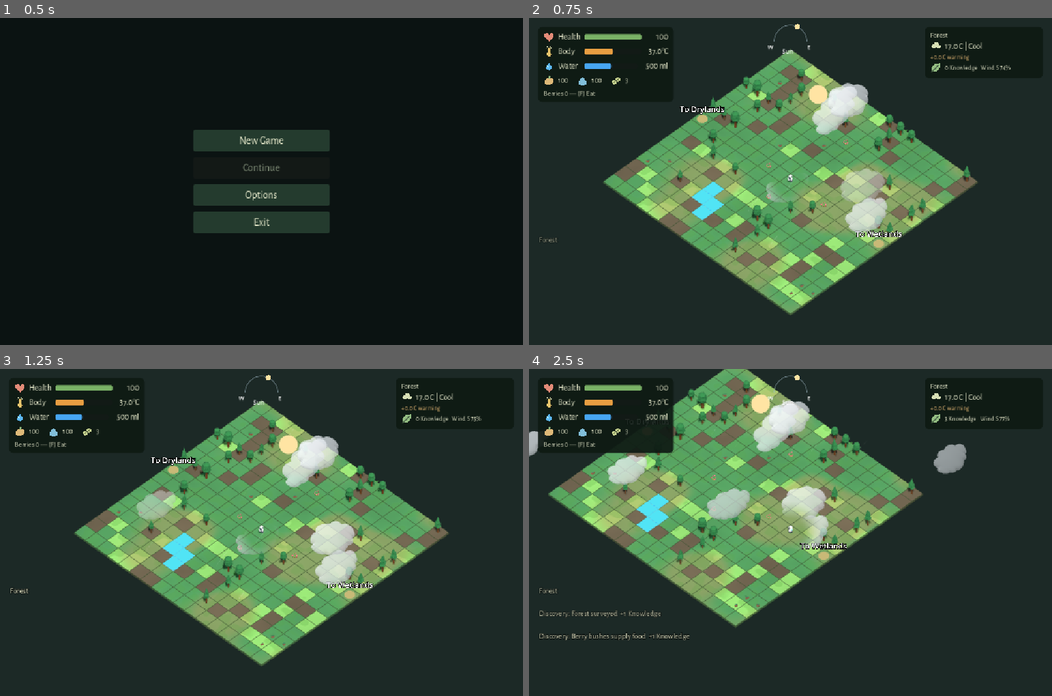
Above: before the commit, frames 1-4 (two rows, left to right).
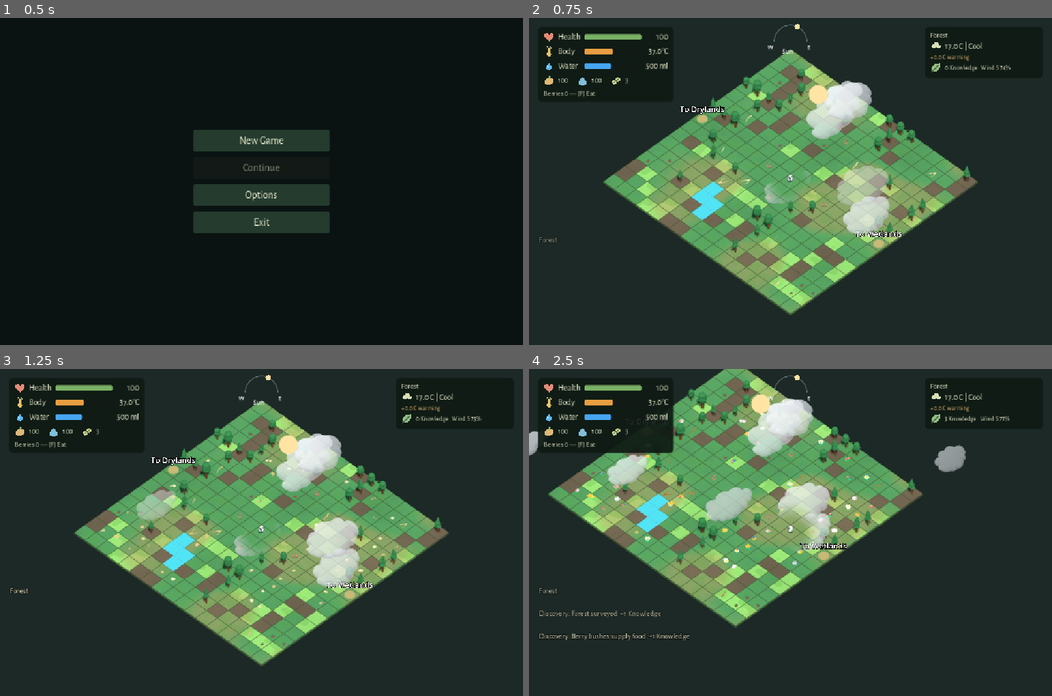
Above: after the commit, the same moments.

Repository: emir-masinovic/gameup-2026-nihilists
Game: Godot game, scene res://features/menus/main_menu.tscn
The game is run twice, just before and just after one commit, with the same random seed, the same clock (stepped at 60 frames per second) and the same inputs.
Inputs (mouse positions are in pixels of both pictures, inside the frame that each line leads up to):
- Up to frame 1 (0.5 s): no input
- Up to frame 2 (0.75 s): click "New Game" at 0.5 s
- Up to frame 3 (1.25 s): no input
- Up to frame 4 (2.5 s): tap Enter (ui_accept) at 1.25 s; move the mouse to (905, 516) at 1.27 s; hold D (move_east) 1.28-2 s; hold F (eat) 1.28-2 s; click (905, 516) at 1.42 s; tap Space (chop_gather) at 1.52 s; tap E (interact) at 1.55 s; drag from (685, 548) to (764, 597) at 2.02 s

Frame 1 is identical in both runs. In frame 2, 1.0% of the frame differs, in the area x 24-78%, y 19-82%; in frame 3, 1.3%; in frame 4, 1.6%, in the area x 0-84%, y 9-70%.

Commit message:
feat: enrich ecology props and cloud size variation

Diff:
--- /dev/null
+++ b/features/assets/c2gaming/MeshEcologyLibrary.gd
@@ -0,0 +1,38 @@
+extends RefCounted
+# Ten shared meshes retain imported material colors as vertex colors for one draw each.
+const FILES = ["Flower01","Flower02","Flower03","Flower04","Flower05","Log04","Log05","Log06","Log07","Log08"]
+static var _meshes: Array[ArrayMesh] = []
+
+static func mesh_for(variant: int) -> ArrayMesh:
+	if _meshes.is_empty():
+		for i in range(FILES.size()):
+			var scene = load("res://features/assets/c2gaming/"+FILES[i]+".fbx").instantiate()
+			var surface = SurfaceTool.new()
+			surface.begin(Mesh.PRIMITIVE_TRIANGLES)
+			_append(scene,Transform3D.IDENTITY,surface)
+			var raw = surface.commit()
+			var box = raw.get_aabb()
+			var size = Vector3.ONE*(0.72/box.size.y) if i < 5 else Vector3(1.25/maxf(box.size.x,box.size.z),0.14/box.size.y,1.25/maxf(box.size.x,box.size.z))
+			var mesh = SurfaceTool.new()
+			mesh.begin(Mesh.PRIMITIVE_TRIANGLES)
+			mesh.append_from(raw,0,Transform3D(Basis.IDENTITY.scaled(size),-Vector3(box.get_center().x,box.position.y,box.get_center().z)*size))
+			_meshes.append(mesh.commit())
+			scene.free()
+	return _meshes[variant]
+
+static func _append(node: Node, parent: Transform3D, output: SurfaceTool):
+	var transform = parent*node.transform if node is Node3D else parent
+	if node is MeshInstance3D and node.mesh != null:
+		for surface in range(node.mesh.get_surface_count()):
+			var arrays = node.mesh.surface_get_arrays(surface)
+			var vertices = arrays[Mesh.ARRAY_VERTEX]
+			var normals = arrays[Mesh.ARRAY_NORMAL]
+			var indices = arrays[Mesh.ARRAY_INDEX]
+			var material = node.get_active_material(surface)
+			var color = material.albedo_color if material is StandardMaterial3D else Color.WHITE
+			for k in range(indices.size() if indices != null and not indices.is_empty() else vertices.size()):
+				var index = indices[k] if indices != null and not indices.is_empty() else k
+				output.set_color(color)
+				output.set_normal((transform.basis.inverse().transposed()*normals[index]).normalized())
+				output.add_vertex(transform*vertices[index])
+	for child in node.get_children(): _append(child,transform,output)
--- a/features/developer/DeveloperTuning.gd
+++ b/features/developer/DeveloperTuning.gd
@@ -47,6 +47,8 @@
 @export_range(0.0,3.0,0.05) var cloud_speed: float = CLOUDS.speed_multiplier
 @export_range(0.0,0.85,0.05) var cloud_opacity: float = CLOUDS.opacity
 @export_range(0.5,3.0,0.1) var cloud_scale: float = CLOUDS.cloud_scale
+@export_range(0.5,2.0,0.05) var cloud_min_scale: float = CLOUDS.min_scale_variation
+@export_range(0.5,2.0,0.05) var cloud_max_scale: float = CLOUDS.max_scale_variation
 @export_range(2.0,16.0,0.5) var cloud_altitude: float = CLOUDS.altitude
 @export_range(12.0,36.0,1.0) var cloud_extent: float = CLOUDS.extent
 @export_range(0.0,2.0,0.05) var cloud_rain_density: float = CLOUDS.rain_density
@@ -89,7 +91,7 @@
 		_world.ground_cover.set_wind(state)
 		preload("res://features/levels/forest/nature/nature_tree.gd").set_wind(state)
 		effects.update_wind(state,_world.get_node("GridPlayer").global_position)
-	effects.clouds.preview = {"enabled":clouds_enabled,"count":cloud_count,"speed_multiplier":cloud_speed,"opacity":cloud_opacity,"cloud_scale":cloud_scale,"altitude":cloud_altitude,"extent":cloud_ …(149 unchanged characters)…
+	effects.clouds.preview = {"enabled":clouds_enabled,"count":cloud_count,"speed_multiplier":cloud_speed,"opacity":cloud_opacity,"cloud_scale":cloud_scale,"min_scale_variation":cloud_min_scale,"max_scale_variation":cloud_max_scale,"altitude":cloud_altitude,"extent":cloud_ …(149 unchanged characters)…
 	effects.clouds.weather = weather
 	_resize_wind_pool(wind_line_count)
 	effects.wind_material.set_shader_parameter("line_opacity",wind_line_opacity)
--- a/features/levels/forest/ResourceClouds.gd
+++ b/features/levels/forest/ResourceClouds.gd
@@ -6,6 +6,9 @@
 @export_range(0.0,3.0,0.05) var speed_multiplier = 1.0
 @export_range(0.0,0.85,0.05) var opacity = 0.7
 @export_range(0.5,3.0,0.1) var cloud_scale = 1.5
+## Deterministic per-instance size range; presentation only.
+@export_range(0.5,2.0,0.05) var min_scale_variation = 0.7
+@export_range(0.5,2.0,0.05) var max_scale_variation = 1.5
 @export_range(2.0,16.0,0.5) var altitude = 7.0
 ## Half-width of the square drift area, in world units.
 @export_range(12.0,36.0,1.0) var extent = 23.0
--- a/features/levels/forest/ShaderClouds.gdshader
+++ b/features/levels/forest/ShaderClouds.gdshader
@@ -5,6 +5,8 @@
 uniform float extent = 23.0;
 uniform float altitude = 7.0;
 uniform float cloud_scale = 1.5;
+uniform float min_scale_variation = 0.7;
+uniform float max_scale_variation = 1.5;
 uniform float cloud_opacity = 0.7;
 uniform float coverage = 4.0;
 uniform float darkening = 0.0;
@@ -22,13 +24,20 @@
  float gap = mix(1.0,smoothstep(4.0,8.0,distance(center,rainbow_position)),rainbow_clearance);
  visibility = smoothstep(INSTANCE_CUSTOM.r,INSTANCE_CUSTOM.r+1.0,coverage)*edge*gap;
  shade = INSTANCE_CUSTOM.a;
+ // Stable local-axis proportions keep model identity while avoiding identical silhouettes.
+ vec3 proportions = vec3(mix(0.92,1.08,INSTANCE_CUSTOM.b),mix(0.92,1.08,fract(INSTANCE_CUSTOM.b*7.31)),mix(1.06,0.94,INSTANCE_CUSTOM.b));
+ VERTEX *= proportions;
+ NORMAL = normalize(NORMAL/proportions);
  // Existing seeded custom.b provides stable +/-12-degree variety; no new RNG.
  float angle = cloud_heading+(INSTANCE_CUSTOM.b*2.0-1.0)*0.20943951;
  float c = cos(angle);
  float s = sin(angle);
  VERTEX.xz = vec2(c*VERTEX.x-s*VERTEX.z,s*VERTEX.x+c*VERTEX.z);
  NORMAL.xz = vec2(c*NORMAL.x-s*NORMAL.z,s*NORMAL.x+c*NORMAL.z);
- VERTEX *= cloud_scale*INSTANCE_CUSTOM.g;
+ float seed_scale = clamp((INSTANCE_CUSTOM.g-0.8)/0.4,0.0,1.0);
+ float low = min(min_scale_variation,max_scale_variation);
+ float high = max(min_scale_variation,max_scale_variation);
+ VERTEX *= cloud_scale*mix(low,high,seed_scale);
  VERTEX.xz += center-original;
  VERTEX.y += altitude+(INSTANCE_CUSTOM.b-0.5)*1.5;
 }
--- /dev/null
+++ b/features/levels/forest/ShaderEcologyProps.gdshader
@@ -0,0 +1,29 @@
+shader_type spatial;
+render_mode cull_disabled;
+uniform float visual_time = 0.0;
+uniform bool branch = false;
+uniform bool wetlands = false;
+varying float vigor;
+varying vec3 asset_tint;
+void vertex() {
+ asset_tint = COLOR.rgb;
+ float phase = clamp((visual_time-INSTANCE_CUSTOM.b)/2.5,0.0,1.0);
+ vigor = mix(INSTANCE_CUSTOM.r,INSTANCE_CUSTOM.g,phase);
+ float growth = branch ? 1.0 : smoothstep(0.04,0.22,vigor)*mix(0.5,1.0,vigor);
+ if (!branch) {
+  VERTEX.x += VERTEX.y*(1.0-vigor)*0.35;
+  VERTEX.y *= mix(0.4,1.0,vigor);
+ }
+ VERTEX *= growth*INSTANCE_CUSTOM.a;
+}
+void fragment() {
+ float grey = dot(asset_tint,vec3(0.299,0.587,0.114));
+ vec3 faded = mix(vec3(grey),vec3(0.55,0.43,0.21),0.6);
+ if (branch) {
+  vec3 wood = mix(asset_tint,vec3(0.3,0.22,0.12),0.75);
+  ALBEDO = mix(vec3(0.63,0.56,0.43),wood*(wetlands ? 0.7 : 0.9),vigor);
+ } else {
+  ALBEDO = mix(faded,asset_tint,smoothstep(0.15,0.85,vigor));
+ }
+ ROUGHNESS = 1.0;
+}
--- a/features/levels/forest/VisualClouds.gd
+++ b/features/levels/forest/VisualClouds.gd
@@ -74,7 +74,7 @@
 	var density = float(value("rain_density")) if weather == "rain" else float(value("heat_density")) if weather == "heat" else 0.65 if weather == "cool" else float(value("clear_density"))
 	coverage = move_toward(coverage,clampf(float(value("count"))*density,0,CAPACITY),delta*2.0)
 	darkening = move_toward(darkening,float(value("rain_darkening")) if weather == "rain" else 0.0,delta*0.2)
-	for key in ["extent","altitude","cloud_scale"]: material.set_shader_parameter(key,float(value(key)))
+	for key in ["extent","altitude","cloud_scale","min_scale_variation","max_scale_variation"]: material.set_shader_parameter(key,float(value(key)))
 	material.set_shader_parameter("cloud_opacity",float(value("opacity")))
 	material.set_shader_parameter("travel",travel)
 	material.set_shader_parameter("coverage",coverage)
--- /dev/null
+++ b/features/levels/forest/VisualEcologyProps.gd
@@ -0,0 +1,105 @@
+extends Node3D
+# Cosmetic seeded candidates,10 bounded batches; authoritative cell state is read-only.
+const MESHES = preload("res://features/assets/c2gaming/MeshEcologyLibrary.gd")
+var batches: Array[MultiMeshInstance3D] = []
+var sites: Array[Dictionary] = []
+var clock = 0.0
+var _materials: Array[ShaderMaterial] = []
+var _world: Node3D
+
+func configure(world: Node3D):
+	name = "EcologyDecorations"
+	_world = world
+	var grid = world.grid
+	var biome = world.region_id
+	var rng = RandomNumberGenerator.new()
+	rng.seed = world.world_seed ^ 0xF10E2
+	var noise = FastNoiseLite.new()
+	noise.seed = world.world_seed
+	noise.frequency = 0.13
+	var groups: Array = []
+	for i in range(10): groups.append([])
+	var flower_limit = {"forest":120,"wetlands":160,"drylands":40}[biome]
+	var branch_limit = {"forest":24,"wetlands":12,"drylands":32}[biome]
+	var flowers = 0
+	var branches = 0
+	for index in range(grid.cells.size()):
+		rng.seed = world.world_seed ^ 0xF10E2 ^ (index*7919)
+		var cell = Vector2i(index%grid.SIZE,index/grid.SIZE)
+		if not _eligible(cell): continue
+		var at = grid.world_position(cell)
+		var patch = smoothstep(0.25,0.75,0.5+0.5*noise.get_noise_2d(at.x,at.z))
+		var wet = 1.0
+		if biome == "wetlands":
+			for neighbor in [Vector2i.LEFT,Vector2i.RIGHT,Vector2i.UP,Vector2i.DOWN]:
+				var next = cell+neighbor
+				if grid.in_bounds(next) and grid.cells[next.y*grid.SIZE+next.x].get("water",false): wet = 1.4
+		var flower_chance = {"forest":0.7,"wetlands":0.9,"drylands":0.22}[biome]*patch*wet
+		if rng.randf() < flower_chance and flowers < flower_limit:
+			var center = Vector3(rng.randf_range(-0.45,0.45),0.035,rng.randf_range(-0.45,0.45))
+			for j in range(1 if biome == "drylands" else 2):
+				if flowers >= flower_limit: break
+				_add_site(groups,rng.randi_range(0,4),index,at+center+Vector3(rng.randf_range(-0.2,0.2),0,rng.randf_range(-0.2,0.2)),rng)
+				flowers += 1
+		else:
+			var trees = 0
+			for neighbor in [Vector2i.LEFT,Vector2i.RIGHT,Vector2i.UP,Vector2i.DOWN]:
+				var next = cell+neighbor
+				if grid.in_bounds(next) and grid.cells[next.y*grid.SIZE+next.x].tree: trees += 1
+			var chance = {"forest":0.16,"wetlands":0.08,"drylands":0.22}[biome]*(0.6+trees*0.4)
+			if rng.randf() < chance and branches < branch_limit:
+				_add_site(groups,rng.randi_range(5,9),index,at+Vector3(rng.randf_range(-0.25,0.25),0.035,rng.randf_range(-0.25,0.25)),rng)
+				branches += 1
+	for is_branch in [false,true]:
+		var material = ShaderMaterial.new()
+		material.shader = preload("res://features/levels/forest/ShaderEcologyProps.gdshader")
+		material.set_shader_parameter("branch",is_branch)
+		material.set_shader_parameter("wetlands",biome == "wetlands")
+		_materials.append(material)
+	for variant in range(10):
+		var batch = MultiMeshInstance3D.new()
+		batch.name = MESHES.FILES[variant]
+		batch.cast_shadow = GeometryInstance3D.SHADOW_CASTING_SETTING_OFF
+		batch.multimesh = MultiMesh.new()
+		batch.multimesh.transform_format = MultiMesh.TRANSFORM_3D
+		batch.multimesh.use_custom_data = true
+		batch.multimesh.use_colors = true
+		batch.multimesh.mesh = MESHES.mesh_for(variant)
+		batch.multimesh.instance_count = groups[variant].size()
+		batch.material_override = _materials[0 if variant < 5 else 1]
+		for slot in range(groups[variant].size()):
+			var site = groups[variant][slot]
+			site.batch = variant;site.slot = slot
+			batch.multimesh.set_instance_transform(slot,site.transform)
+			batch.multimesh.set_instance_color(slot,Color.WHITE)
+			sites.append(site)
+		add_child(batch)
+		batches.append(batch)
+	update_state()
+
+func _add_site(groups: Array, variant: int, index: int, at: Vector3, rng: RandomNumberGenerator):
+	var scale_value = rng.randf_range(0.8,1.15)
+	groups[variant].append({"index":index,"transform":Transform3D(Basis(Vector3.UP,rng.randf_range(0,TAU)).scaled(Vector3.ONE*scale_value),at),"from":0.0,"target":0.0,"start":0.0,"active":-1.0})
+
+func _eligible(cell: Vector2i) -> bool:
+	var grid = _world.grid
+	if not grid.in_bounds(cell) or cell.x <= 0 or cell.y <= 0 or cell.x >= grid.SIZE-1 or cell.y >= grid.SIZE-1: return false
+	if cell.distance_to(grid.start) < 2.5 or cell.x == grid.start.x or cell.y == grid.start.y or cell == grid.objective or _world._planting_occupied(cell): return false
+	var data = grid.cells[cell.y*grid.SIZE+cell.x]
+	return data.terrain == "grass" and not data.get("water",false) and not data.tree and not data.get("log",false) and not data.get("berry_bush",false) and not data.get("prepared",false) and not data.get("tilled",false) and not data.get("burning",false) and not data.get("burned",false) and data.get("pending_seeds",0) == 0 and data.get("tree_state","") != "stump"
+
+func update_state():
+	for site in sites:
+		var grid = _world.grid
+		var data = grid.cells[site.index]
+		var cell = Vector2i(site.index%grid.SIZE,site.index/grid.SIZE)
+		var active = 1.0 if _eligible(cell) else 0.0
+		var target = minf(float(data.get("health",1)),smoothstep(0.04,0.65,float(data.get("moisture",1))))
+		if absf(site.target-target) < 0.001 and active == site.active: continue
+		site.from = lerpf(site.from,site.target,clampf((clock-site.start)/2.5,0,1))
+		site.target = target;site.start = clock;site.active = active
+		batches[site.batch].multimesh.set_instance_custom_data(site.slot,Color(site.from,target,clock,active))
+
+func _process(delta: float):
+	clock += delta
+	for material in _materials: material.set_shader_parameter("visual_time",clock)
--- a/features/levels/forest/forest_level.gd
+++ b/features/levels/forest/forest_level.gd
@@ -36,6 +36,7 @@
 var charred_material: ShaderMaterial
 var last_weather = ""
 var ground_cover: Node3D
+var ecology_props: Node3D
 var warned_fire = false
 var regions: RefCounted
 var region_id = "forest"
@@ -215,6 +216,9 @@
 	ground_cover = preload("res://features/levels/forest/nature/ground_cover.gd").new()
 	add_child(ground_cover)
 	ground_cover.configure(grid,decorated_cells)
+	ecology_props = preload("res://features/levels/forest/VisualEcologyProps.gd").new()
+	add_child(ecology_props)
+	ecology_props.configure(self)
 	forage_visuals = preload("res://features/levels/forest/VisualForaging.gd").new()
 	add_child(forage_visuals)
 	forage_visuals.configure(grid)
@@ -636,6 +640,7 @@
 		ground_cover.set_shelter(exposure,origin)
 		effects.set_wind_shelter(exposure,origin)
 		preload("res://features/levels/forest/nature/nature_tree.gd").set_shelter(exposure,origin)
+	if ecology_props != null: ecology_props.update_state()
 	if forage_visuals != null:
 		forage_visuals.update_state(grid)
 
--- a/tests/world_presentation_test.gd
+++ b/tests/world_presentation_test.gd
@@ -111,6 +111,46 @@
 	clouds.set_weather("clear",0.8,world.effects.atmosphere.rainbow)
 	check(is_equal_approx(clouds.material.get_shader_parameter("rainbow_clearance"),1.0),"Active rainbow opens a soft gap in cloud coverage")
 	world._update_lighting(0.0)
+	check(clouds.material.get_shader_parameter("min_scale_variation") == 0.7 and clouds.material.get_shader_parameter("max_scale_variation") == 1.5,"Cloud size range uses centralized defaults")
+	live.enabled = true
+	live.cloud_min_scale = 0.8
+	live.cloud_max_scale = 1.4
+	live._process(0.1)
+	clouds._process(0.1)
+	check(clouds.material.get_shader_parameter("min_scale_variation") == 0.8 and clouds.material.get_shader_parameter("max_scale_variation") == 1.4,"Cloud scale bounds update live without mesh rebuild")
+	live.enabled = false
+	live._process(0.1)
+	var props = world.ecology_props
+	check(props.batches.size() == 10 and props.sites.size() <= 144,"Decorative flowers and branches use bounded shared batches")
+	check(props.sites.any(func(site): return site.batch < 5) and props.sites.any(func(site): return site.batch >= 5),"Forest exercises both flowers and decorative branches")
+	for site in props.sites:
+		check(props._eligible(Vector2i(site.index%world.grid.SIZE,site.index/world.grid.SIZE)),"Decoration starts clear of reserved, water and interactive cells")
+	# The headless dummy renderer returns black for color readback; native checks white.
+	check(props.batches.all(func(batch): return batch.multimesh.use_colors and (DisplayServer.get_name() == "headless" or batch.multimesh.instance_count == 0 or batch.multimesh.get_instance_color(0) == Color.WHITE)),"Compatibility instance colors preserve imported petal palettes")
+	var duplicate_props = props.get_script().new()
+	world.add_child(duplicate_props)
+	duplicate_props.configure(world)
+	check(duplicate_props.sites.map(func(site): return [site.index,site.transform,site.batch]) == props.sites.map(func(site): return [site.index,site.transform,site.batch]),"Decoration placement is deterministic and does not consume climate RNG")
+	duplicate_props.free()
+	var flower = props.sites.filter(func(site): return site.batch < 5)[0]
+	var flower_data = world.grid.cells[flower.index]
+	var flower_saved = flower_data.duplicate(true)
+	flower_data.moisture = 0.8;flower_data.health = 1.0
+	props.update_state()
+	check(flower.target > 0.99,"Moist healthy cells support colorful full flowers")
+	flower_data.moisture = 0.05;flower_data.health = 0.15
+	props.update_state()
+	check(flower.target < 0.05,"Severe drought targets a faded wilted/hidden flower")
+	props._process(3.0)
+	flower_data.moisture = 0.7;flower_data.health = 0.7
+	props.update_state()
+	check(flower.target > 0.65 and flower.from < flower.target,"Recovery interpolates instead of instantly restoring flowers")
+	for blocker in ["pending_seeds","log","tree","prepared","berry_bush"]:
+		flower_data[blocker] = 1 if blocker == "pending_seeds" else true
+		props.update_state()
+		check(flower.active == 0.0,"Decorations hide when interactive occupancy appears: "+blocker)
+		flower_data.clear();flower_data.merge(flower_saved)
+	props.update_state()
 	var tuning = load("res://features/levels/forest/ResourceClimateVFX.tres")
 	check(world.ground_cover.batches[0].renderer.material_override.get_shader_parameter("wind_deformation") == tuning.wind_deformation,"Grass reads centralized wind deformation")
 	check(world.ground_cover.batches[0].renderer.material_override.get_shader_parameter("gust_strength") == tuning.gust_strength and world.ground_cover.batches[0].renderer.material_override.get_shader_parameter("gust_speed") == tuning.gust_speed,"Grass reads centralized gust parameters")
Not shown, added: features/assets/c2gaming/MeshEcologyLibrary.gd.uid
Not shown, added: features/levels/forest/ShaderEcologyProps.gdshader.uid
Not shown, added: features/levels/forest/VisualEcologyProps.gd.uid
Not shown, changed: docs/DEVELOPER_TUNING.md
Not shown, added: docs/ECOSYSTEM_DECORATION.md
Not shown, changed: features/assets/c2gaming/README.md
